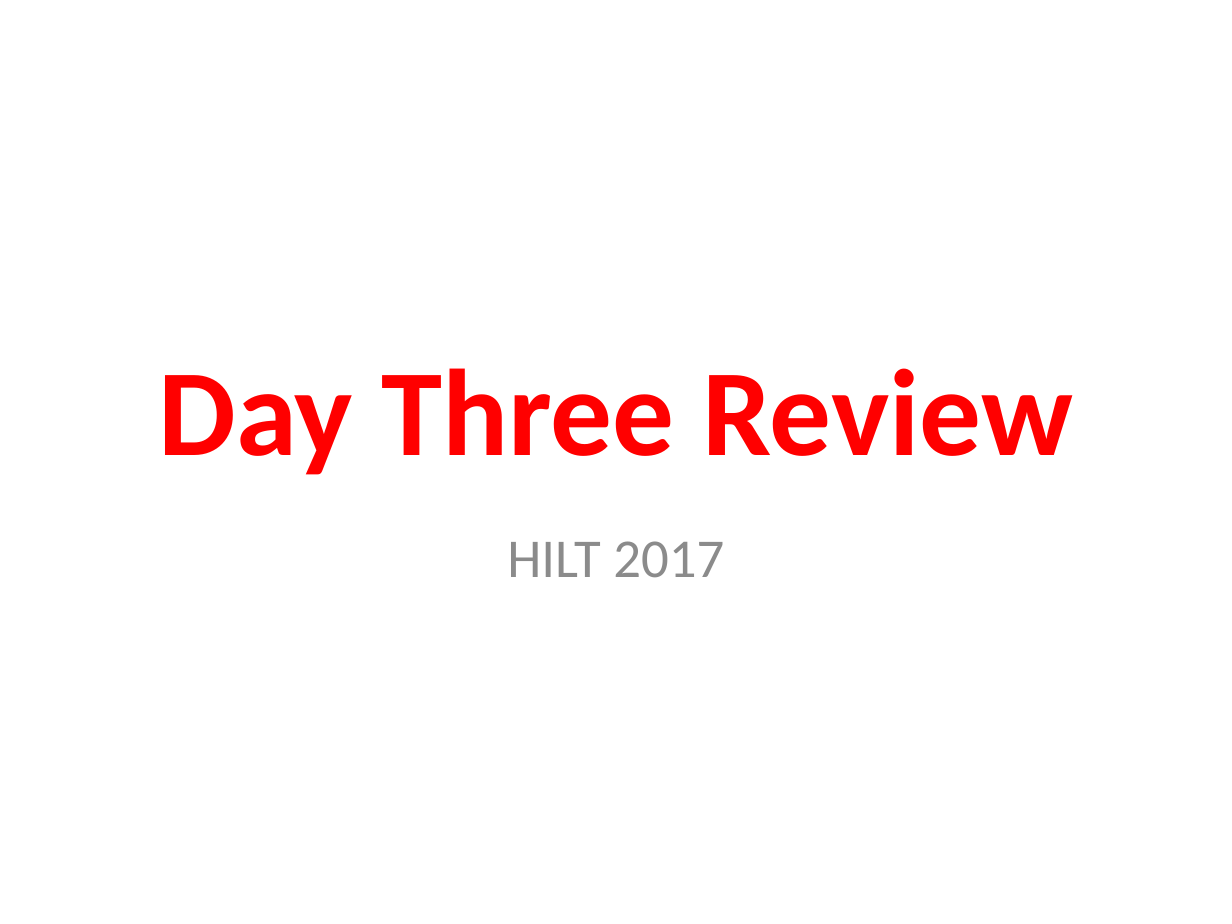
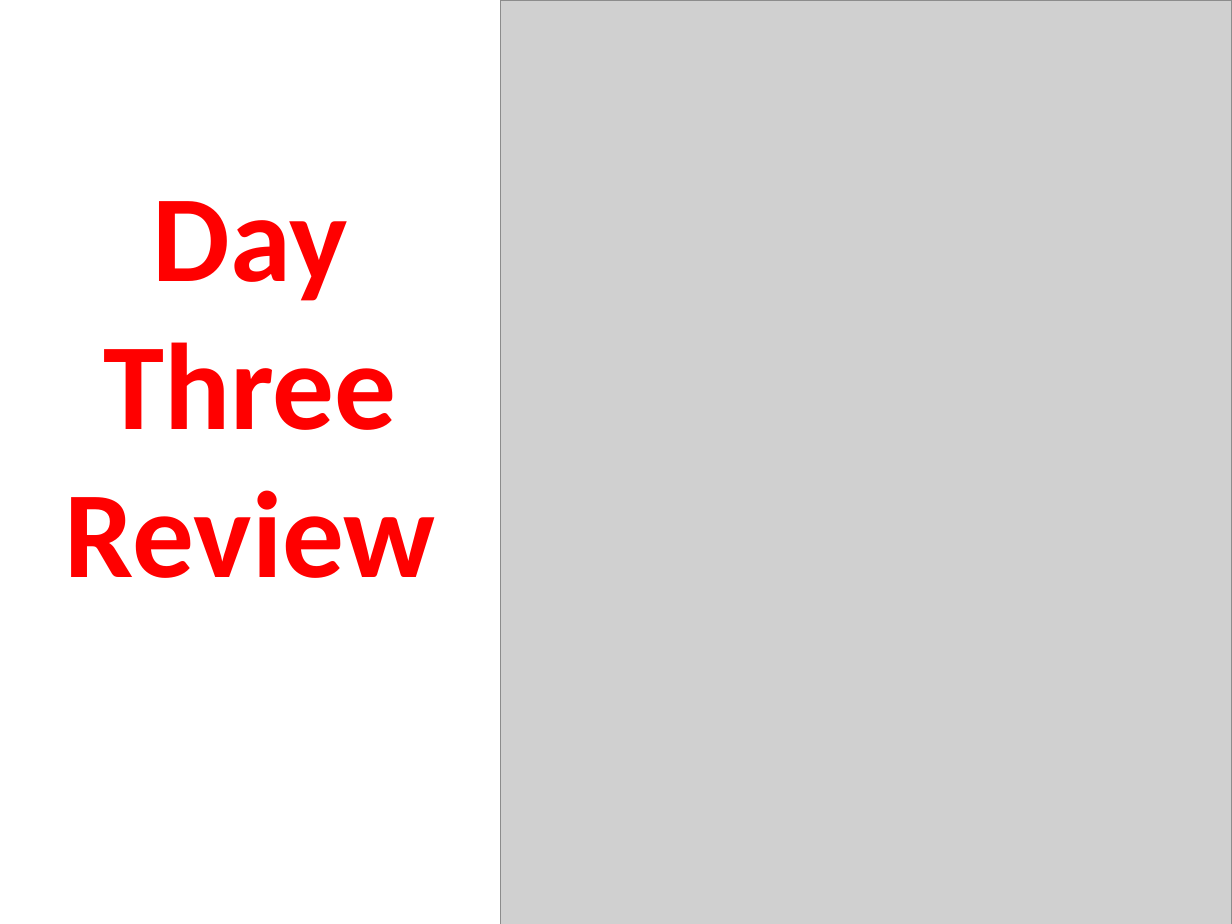
Before and after one commit to humanitiesprogramming/slides, a slide deck: slide 1 of 2017/python/day3-review.pptx. Drawn at 1232x924 pixels with LibreOffice and Linux fonts; fonts in the diff are those of the drawing; grey boxes stand for pictures. Boxes give left, top, right and bottom in pixels: in the first picture for what was removed or moved away, otherwise in the second. Text is boxed around its words. In the diff, an @@ line names an element or a change of style, - is before the commit and + after.

```diff
--- a/2017/python/day3-review.pptx
+++ b/2017/python/day3-review.pptx
@@ picture added at bbox=[500, 0, 1232, 924] @@
@@ title "Day Three Review" rewrapped from bbox=[159, 368, 1073, 475] to bbox=[65, 201, 436, 578] @@
@@ subtitle removed at bbox=[507, 541, 724, 578] @@
-HILT 2017
```
Also in this commit, not shown: 8 slides added, 1 slide removed, 2 other files.
